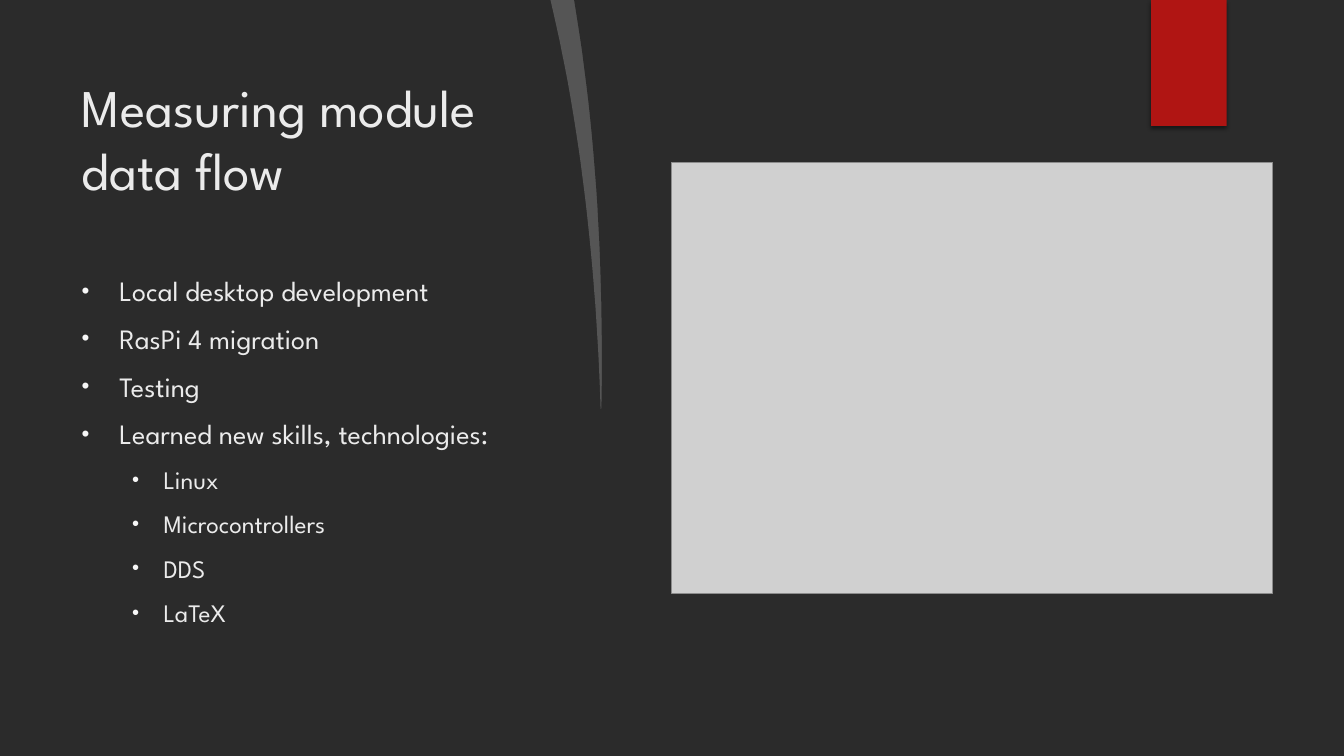
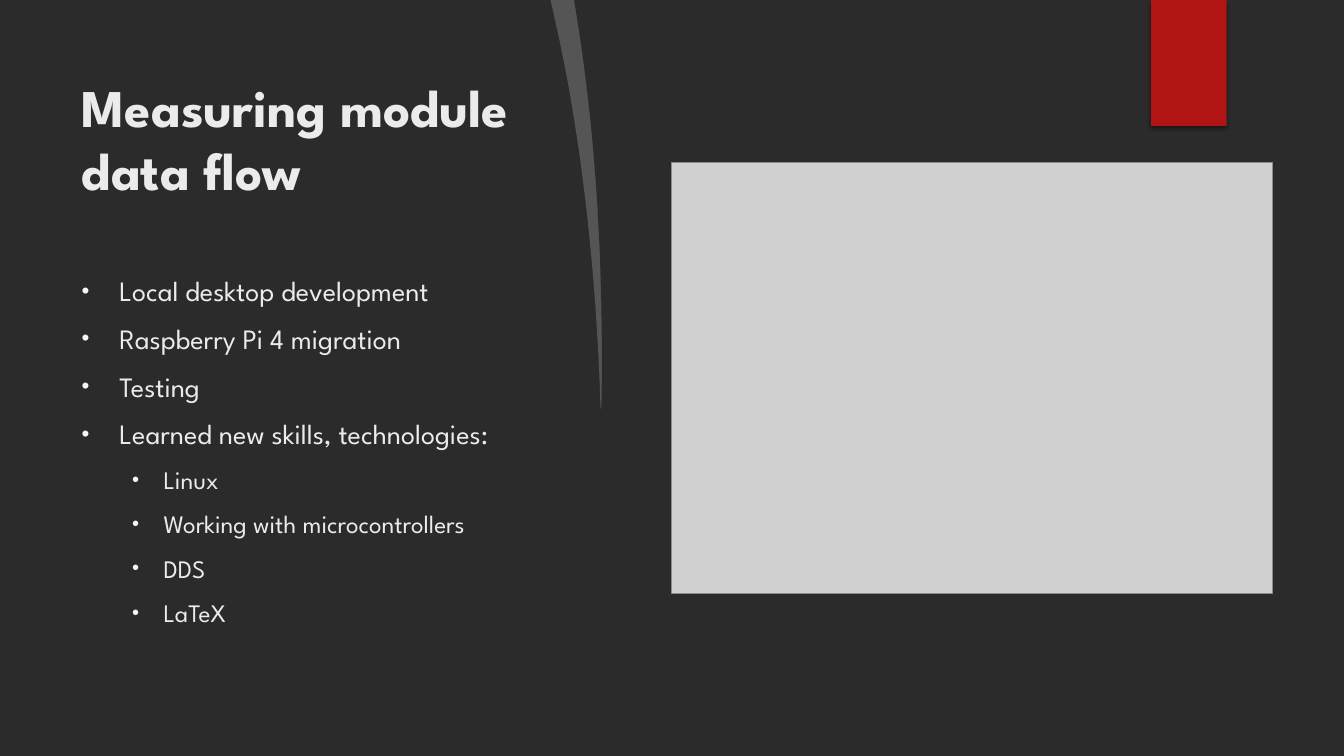
Before and after one commit to GJanos/DDS-RasPi4-ESP32-Communication, a slide deck: slide 7 of Documentation/Smart braking system.pptx. Drawn at 1344x756 pixels with LibreOffice and Linux fonts; fonts in the diff are those of the drawing; grey boxes stand for pictures; background and template pictures are left out; a plain dark background stands for a picture behind light text. Boxes give left, top, right and bottom in pixels: in the first picture for what was removed or moved away, otherwise in the second. Text is boxed around its words. In the diff, an @@ line names an element or a change of style, - is before the commit and + after.

```diff
--- a/Documentation/Smart braking system.pptx
+++ b/Documentation/Smart braking system.pptx
@@ title "Measuring module data flow" at (82,90,508,191): bold on @@
@@ text at (119,329,401,355): text changed @@
-• RasPi 4 migration
+• Raspberry Pi 4 migration
@@ text at (164,515,465,539): text changed @@
-  • Microcontrollers
+  • Working with microcontrollers
```
Also in this commit, not shown: 7 other slides changed, 4 other files.
